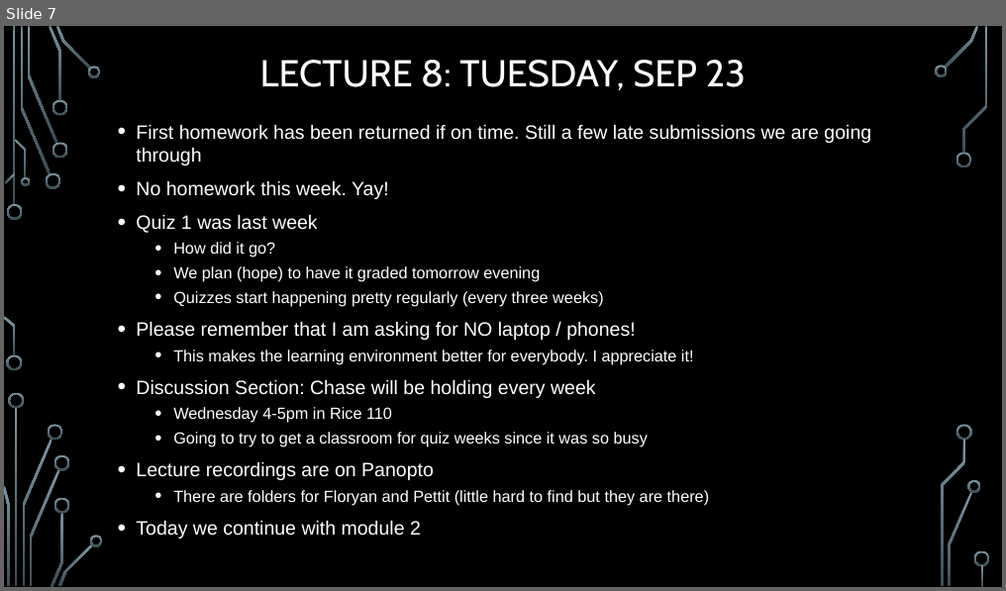
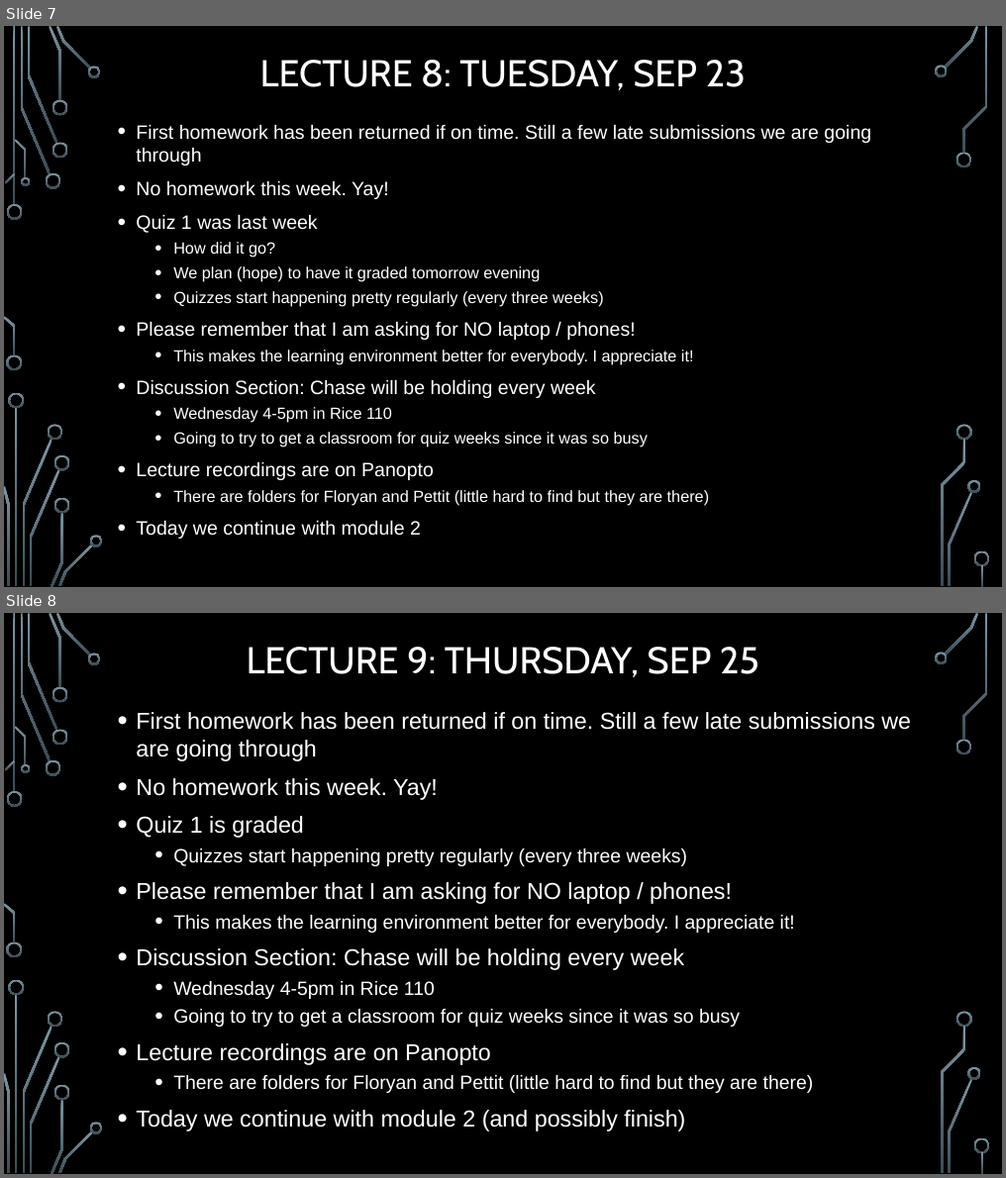
Before and after one commit to markfloryan/dmt2, a slide deck: slides/00-DailyAnnouncements.pptx. Shown one above the other, each under a label of ours: slide 7 before the commit, slides 7 and 8 after it. The pictures are 1006x591 and 1006x1178 pixels, drawn with LibreOffice and Linux fonts; fonts in the diff are those of the drawing; background and template pictures are left out. Boxes give left, top, right and bottom in pixels: in the first picture for what was removed or moved away, otherwise in the second. Text is boxed around its words. In the diff, an @@ line names an element or a change of style, - is before the commit and + after.

```diff
--- a/slides/00-DailyAnnouncements.pptx
+++ b/slides/00-DailyAnnouncements.pptx
@@ slide 8 added at box(4, 613, 1002, 1174), background picture (left out); not listed: 36 template elements that a slide beside it also shows @@
@@ title added at box(247, 647, 759, 677), 36 pt, text #FFFFFF @@
+LECTURE 9: THURSDAY, SEP 25
@@ text added at box(136, 712, 911, 1132), 22.2 pt, text #FFFFFF @@
+• First homework has been returned if on time. Still a few late submissions we are going through
+• No homework this week. Yay!
+• Quiz 1 is graded
+  • Quizzes start happening pretty regularly (every three weeks)
+• Please remember that I am asking for NO laptop / phones!
+  • This makes the learning environment better for everybody. I appreciate it!
+• Discussion Section: Chase will be holding every week
+  • Wednesday 4-5pm in Rice 110
+  • Going to try to get a classroom for quiz weeks since it was so busy
+• Lecture recordings are on Panopto
+  • There are folders for Floryan and Pettit (little hard to find but they are there)
+• Today we continue with module 2 (and possibly finish)
```
Also in this commit, not shown: 1 slide changed, 1 other file.
